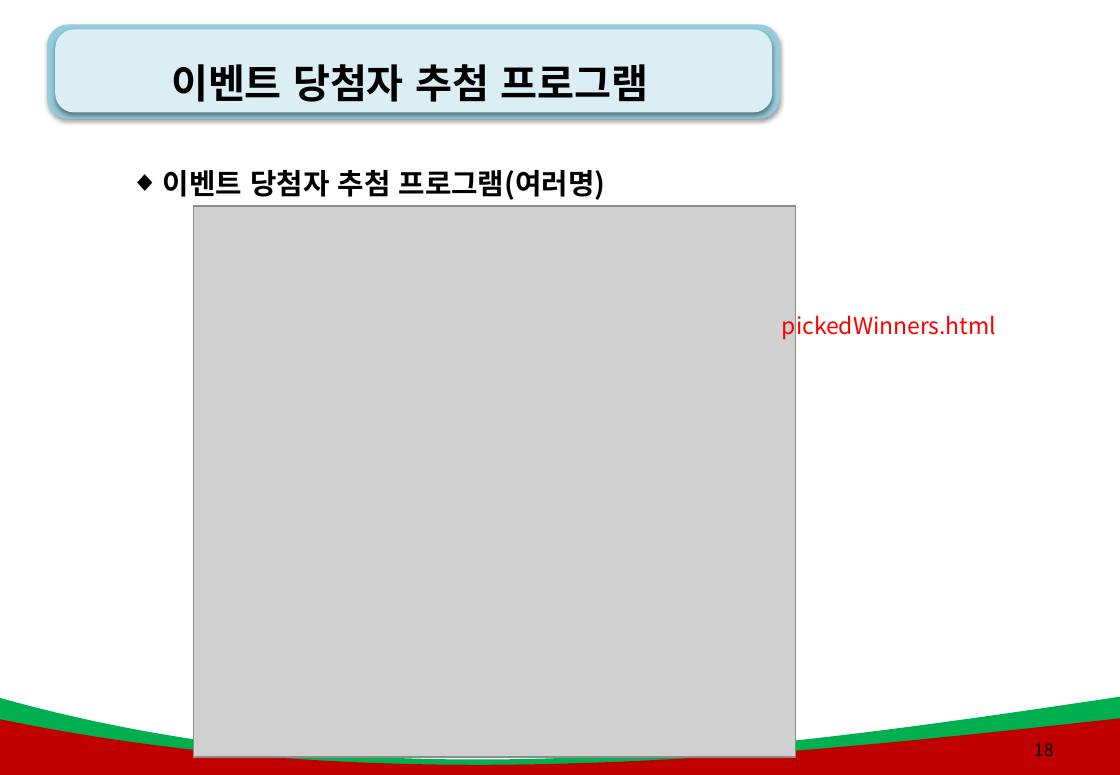
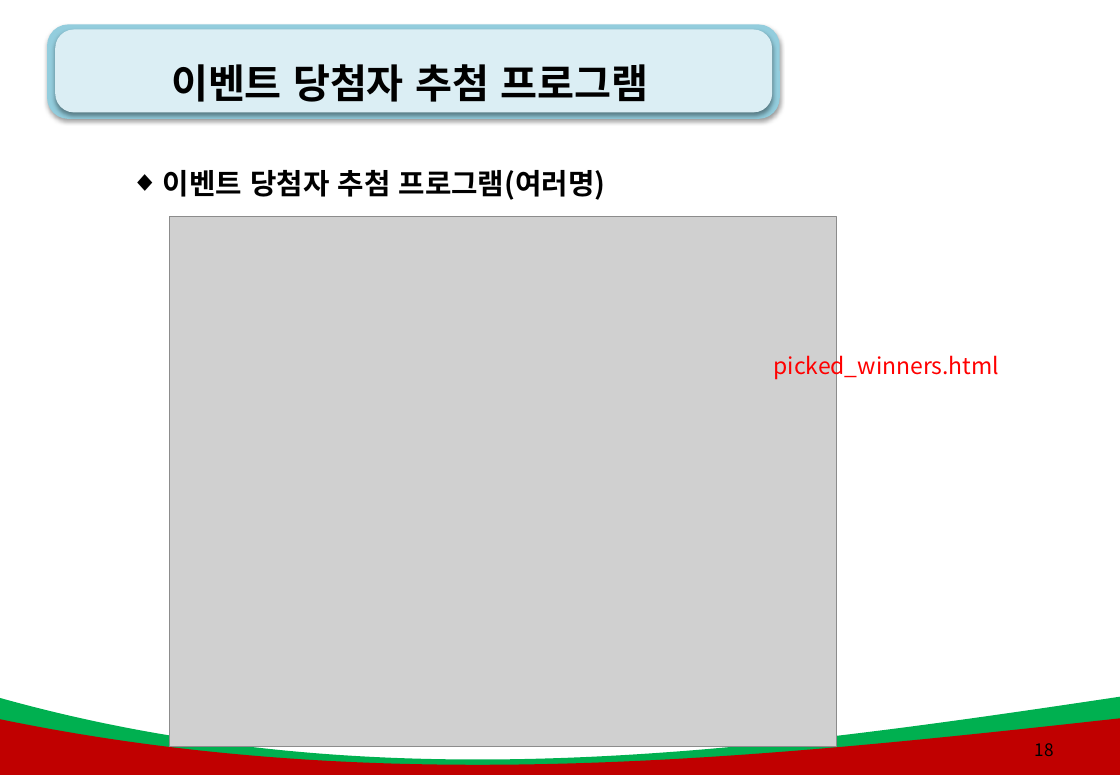
Before and after one commit to kiyongee2/green_project_web, a slide deck: slide 18 of js_ppt/6강. js_객체(오브젝트).pptx. Drawn at 1120x775 pixels with LibreOffice and Linux fonts; fonts in the diff are those of the drawing; grey boxes stand for pictures; background and template pictures are left out. Boxes give left, top, right and bottom in pixels: in the first picture for what was removed or moved away, otherwise in the second. Text is boxed around its words. In the diff, an @@ line names an element or a change of style, - is before the commit and + after.

```diff
--- a/js_ppt/6강. js_객체(오브젝트).pptx
+++ b/js_ppt/6강. js_객체(오브젝트).pptx
@@ picture: place and size @@
-picture at (193,206,795,757)
+picture at (170,217,838,747)
@@ text at (774,351,999,380): text changed @@
-pickedWinners.html
+picked_winners.html
```
Also in this commit, not shown: 9 other slides changed, 1 slide added, 37 other files.
